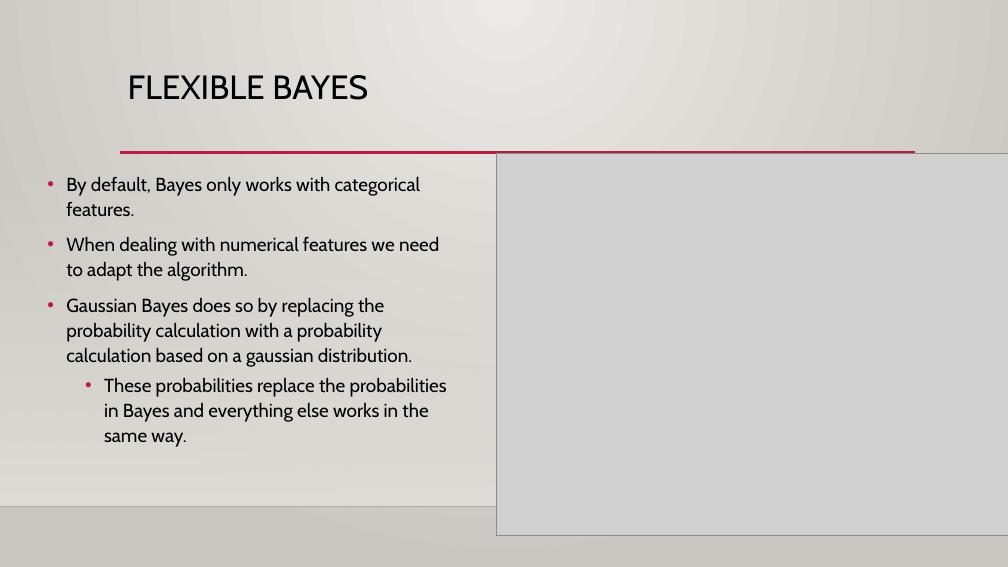
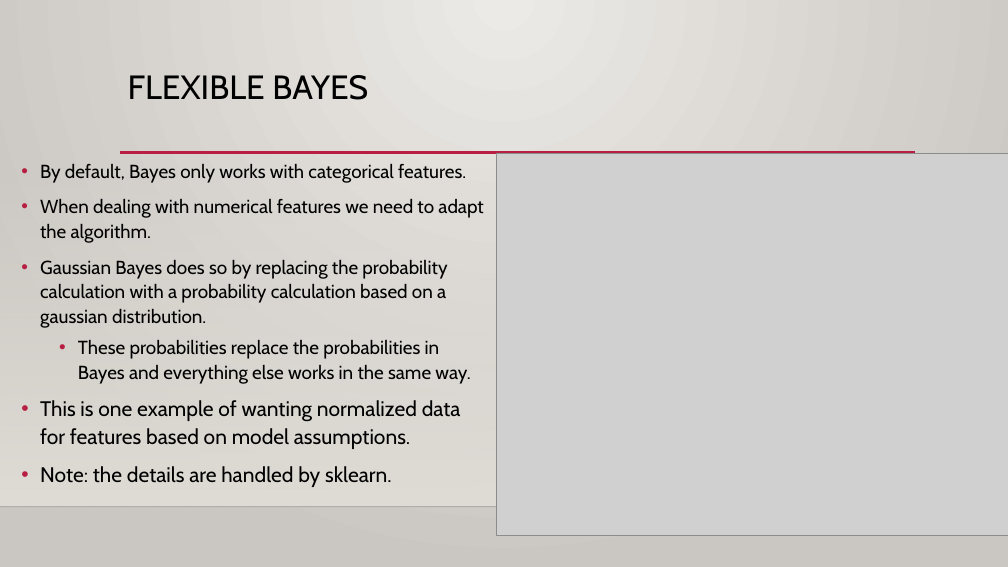
Before and after one commit to AkeemSemperDataScience/Basic_Stats_in_Python_Student_Repository, a slide deck: slide 38 of reference_material/slides/025_Bayes.pptx (slide 20 before the commit). Drawn at 1008x567 pixels with LibreOffice and Linux fonts; fonts in the diff are those of the drawing; grey boxes stand for pictures; background and template pictures are left out. Boxes give left, top, right and bottom in pixels: in the first picture for what was removed or moved away, otherwise in the second. Text is boxed around its words. In the diff, an @@ line names an element or a change of style, - is before the commit and + after.

```diff
--- a/reference_material/slides/025_Bayes.pptx
+++ b/reference_material/slides/025_Bayes.pptx
@@ text "By default, Bayes only works ...": place and size @@
-text "By default, Bayes only works ..." at [66,177,447,447]
+text "By default, Bayes only works ..." at [40,164,483,487]
@@ text at [40,400,461,487]: paragraphs added @@
+• This is one example of wanting normalized data for features based on model assumptions.
+• Note: the details are handled by sklearn.
```
Also in this commit, not shown: 10 other slides changed, 22 slides added, 3 other files.
